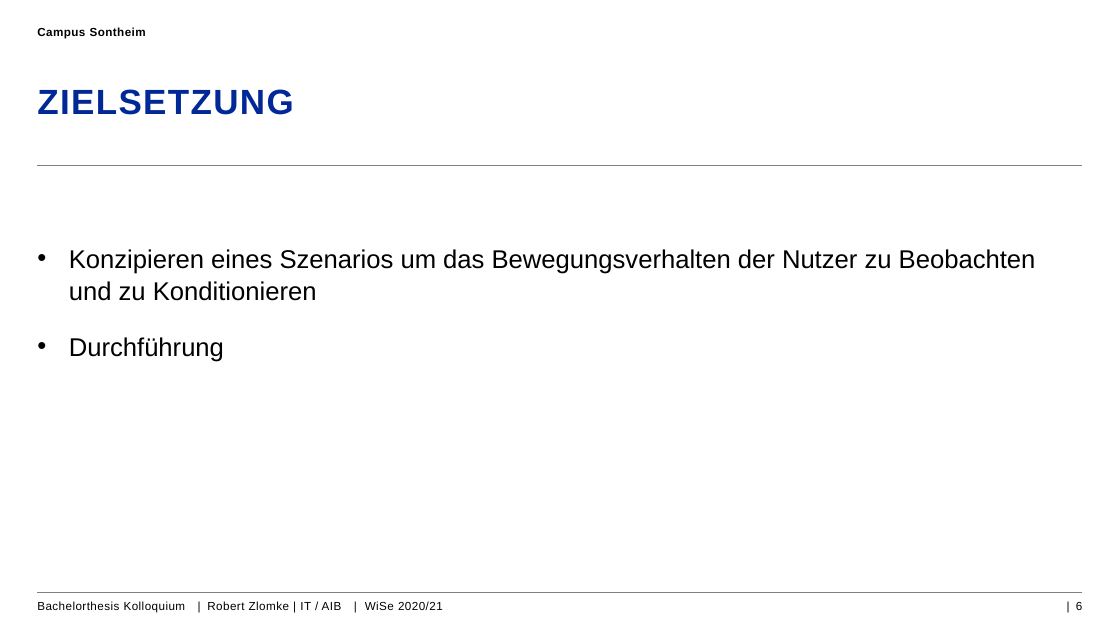
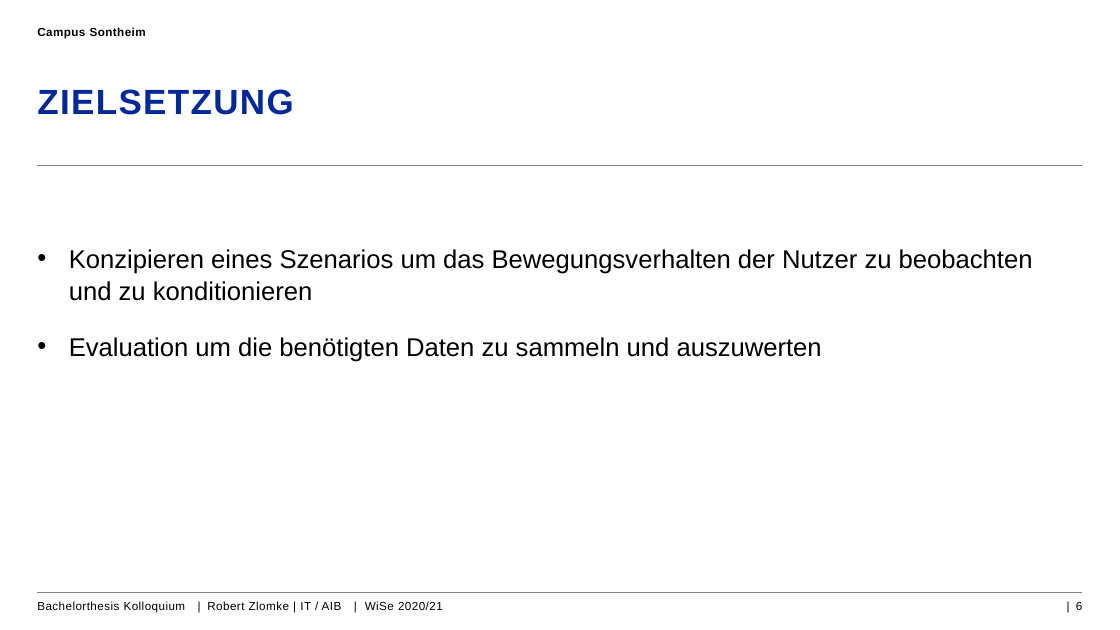
Before and after one commit to RobZlo/Studium, a slide deck: slide 6 of Kolloquium_Präsentation_RobertZlomle.pptx. Drawn at 1120x630 pixels with LibreOffice and Linux fonts; fonts in the diff are those of the drawing; background and template pictures are left out. Boxes give left, top, right and bottom in pixels: in the first picture for what was removed or moved away, otherwise in the second. Text is boxed around its words. In the diff, an @@ line names an element or a change of style, - is before the commit and + after.

```diff
--- a/Kolloquium_Präsentation_RobertZlomle.pptx
+++ b/Kolloquium_Präsentation_RobertZlomle.pptx
@@ text at bbox=[69, 249, 1033, 362]: text changed @@
-• Konzipieren eines Szenarios um das Bewegungsverhalten der Nutzer zu Beobachten und zu Konditionieren
-• Durchführung
+• Konzipieren eines Szenarios um das Bewegungsverhalten der Nutzer zu beobachten und zu konditionieren
+• Evaluation um die benötigten Daten zu sammeln und auszuwerten
```
Also in this commit, not shown: 7 other slides changed, 1 slide added, 5 other files.
